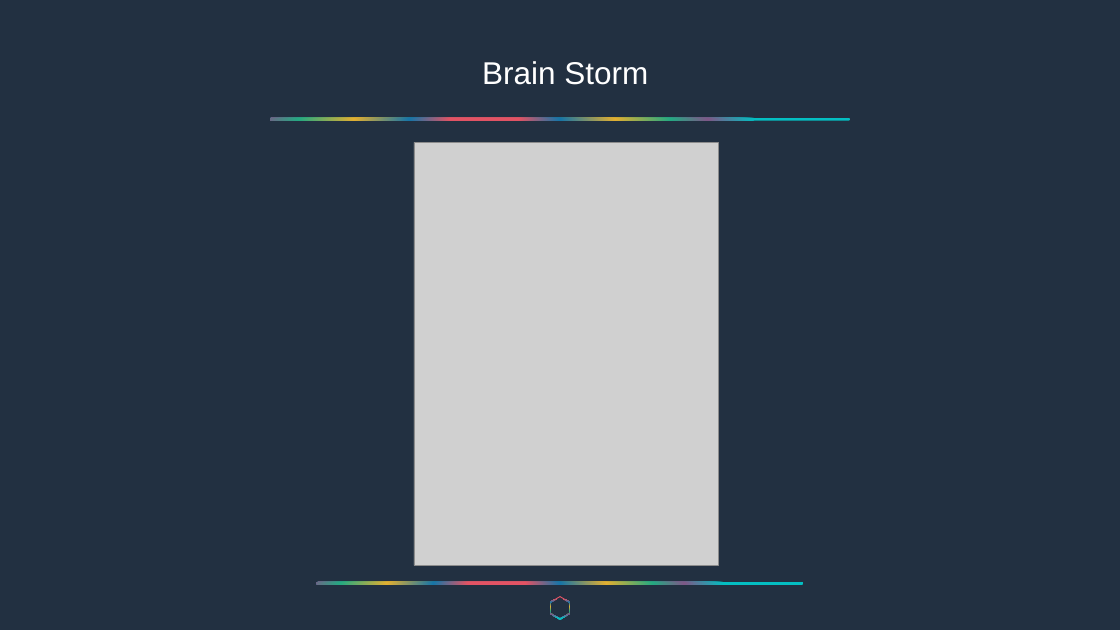
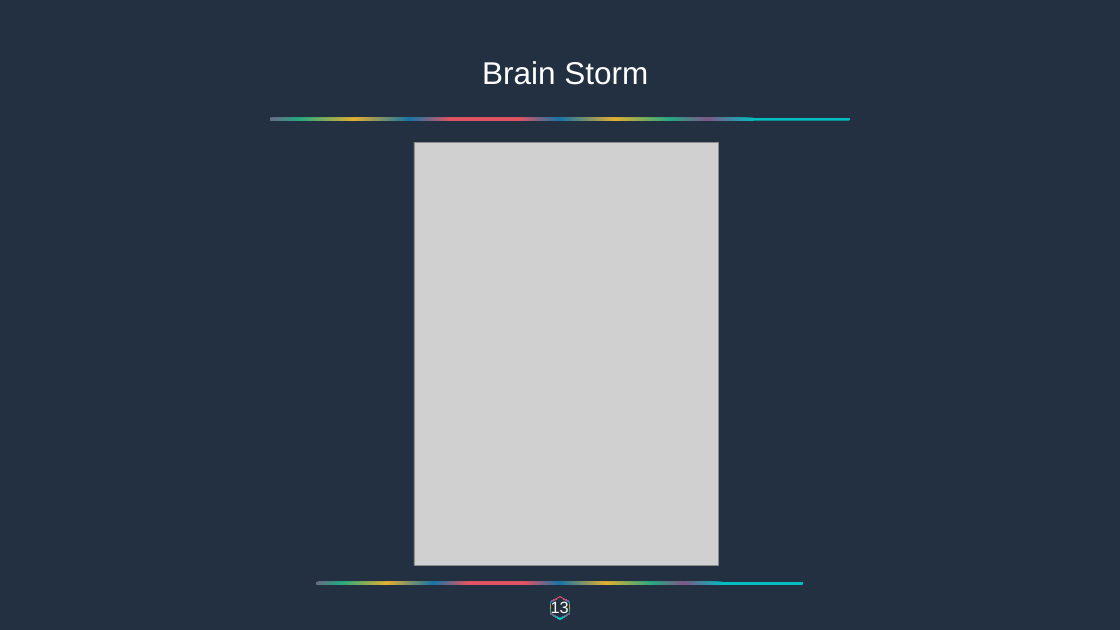
Before and after one commit to Perilous7/AscendingAlgorithm, a slide deck: slide 14 of Dynamic Programming [Autosaved].pptx. Drawn at 1120x630 pixels with LibreOffice and Linux fonts; fonts in the diff are those of the drawing; grey boxes stand for pictures; background and template pictures are left out. Boxes give left, top, right and bottom in pixels: in the first picture for what was removed or moved away, otherwise in the second. Text is boxed around its words. In the diff, an @@ line names an element or a change of style, - is before the commit and + after.

```diff
--- a/Dynamic Programming [Autosaved].pptx
+++ b/Dynamic Programming [Autosaved].pptx
@@ text added at [551,600,569,617], 28 pt, text #FFFFFF @@
+13
```
Also in this commit, not shown: 13 other slides changed, 6 other files.
